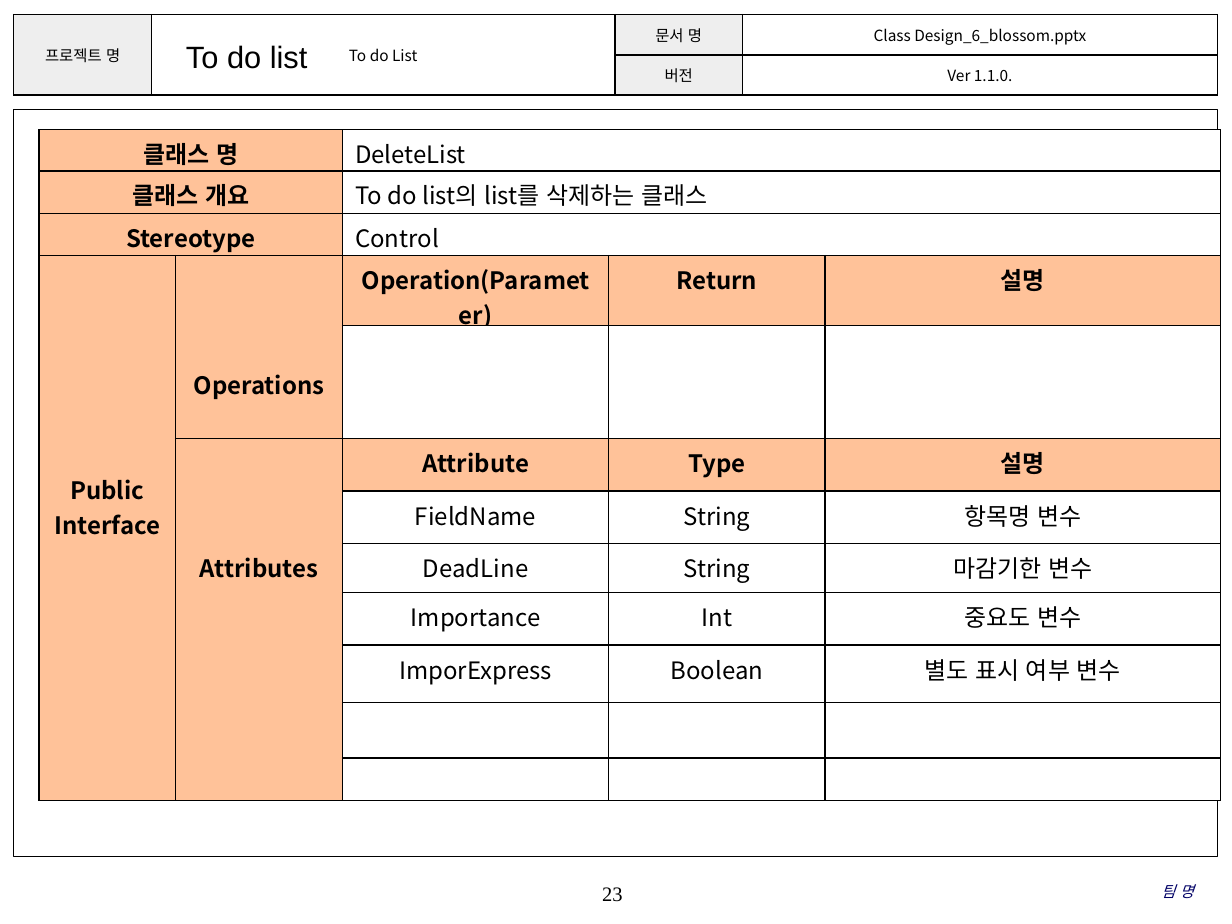
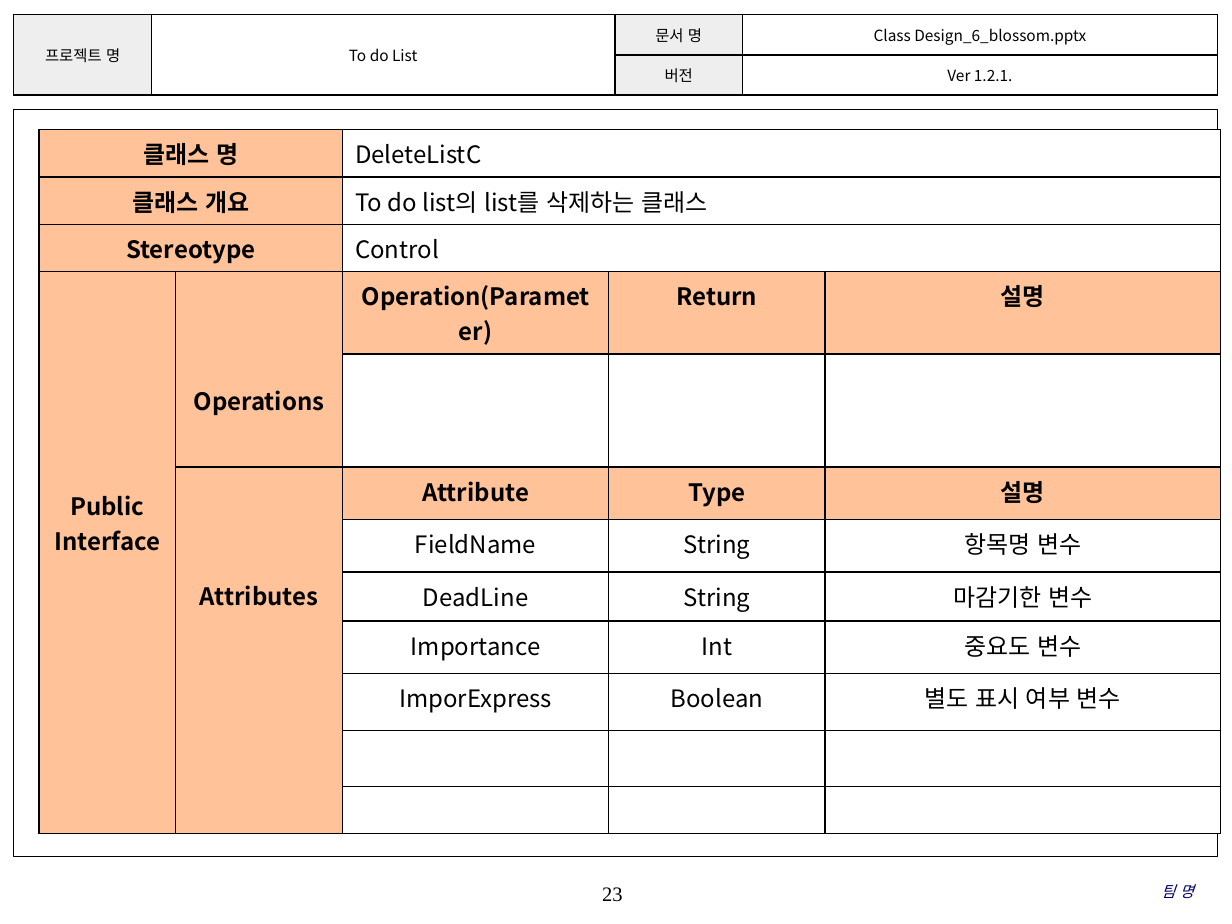
Before and after one commit to SE-admin/SE2017_6_blossom, a slide deck: slide 23 of doc/3_ 설계서/Class Design_6_blossom.pptx. Drawn at 1232x924 pixels with LibreOffice and Linux fonts; fonts in the diff are those of the drawing; background and template pictures are left out. Boxes give left, top, right and bottom in pixels: in the first picture for what was removed or moved away, otherwise in the second. Text is boxed around its words. In the diff, an @@ line names an element or a change of style, - is before the commit and + after.

```diff
--- a/doc/3_ 설계서/Class Design_6_blossom.pptx
+++ b/doc/3_ 설계서/Class Design_6_blossom.pptx
@@ table at [14, 15, 1217, 95] @@
-row 2, column 4: Ver 1.1.0.
+row 2, column 4: Ver 1.2.1.
@@ text removed at [186, 45, 308, 69] @@
-To do list
@@ table at [39, 129, 1222, 785] @@
-row 1, column 3: DeleteList
+row 1, column 3: DeleteListC
```
Also in this commit, not shown: 22 other slides changed.
